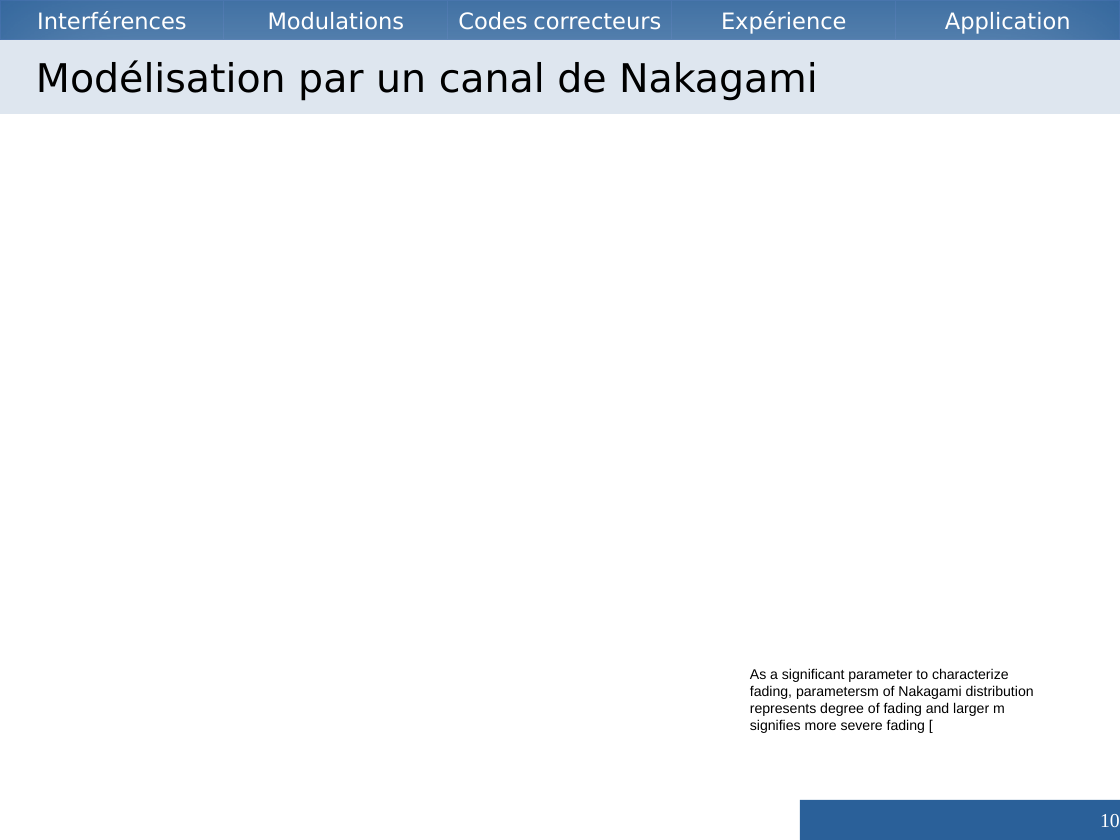
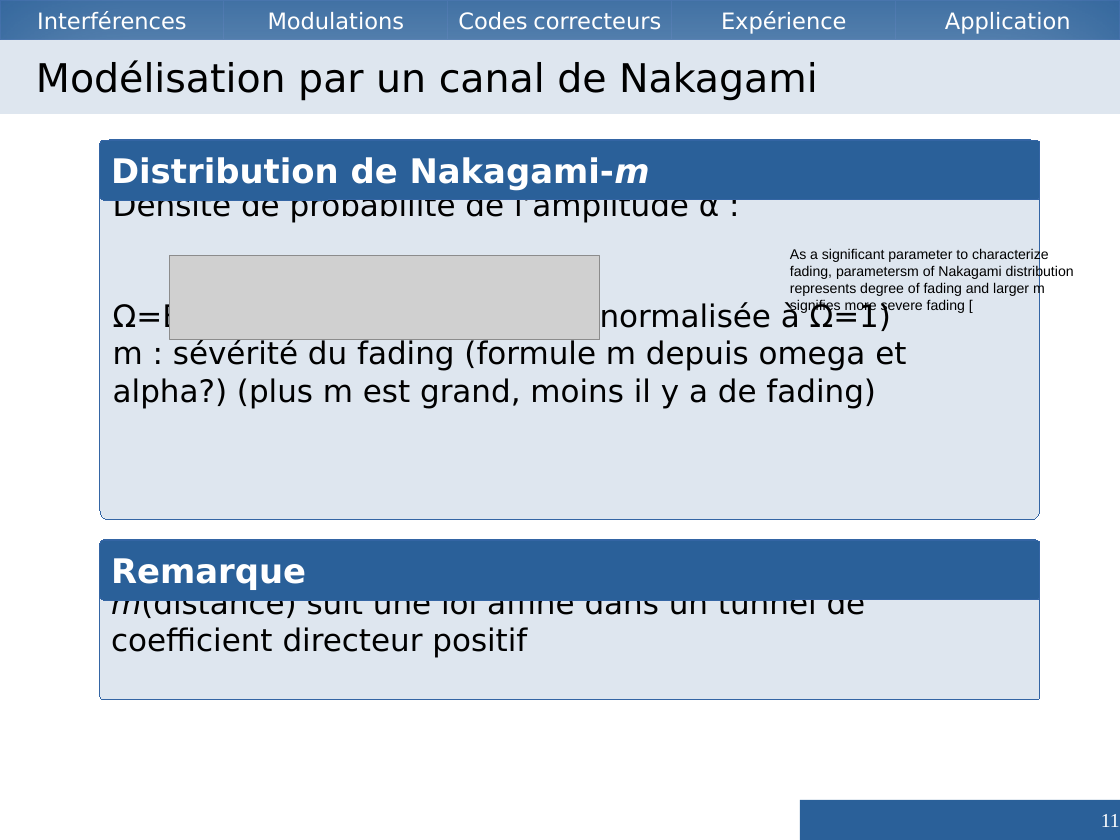
Before and after one commit to Vzrod/tipe, a slide deck: slide 11 of TIPE.odp (slide 10 before the commit). Drawn at 1120x840 pixels with LibreOffice and Linux fonts; fonts in the diff are those of the drawing; grey boxes stand for pictures. Boxes give left, top, right and bottom in pixels: in the first picture for what was removed or moved away, otherwise in the second. Text is boxed around its words. In the diff, an @@ line names an element or a change of style, - is before the commit and + after.

Commit message:
Update pptx

```diff
--- a/TIPE.odp
+++ b/TIPE.odp
@@ rounded rectangle added at (100, 140, 1040, 520), fill #DEE6EF, outline #3465A4 0 pt, 22 pt, text #000000 @@
+Densité de probabilité de l’amplitude α :
+Ω=E[α2] : puissance moyenne (normalisée à Ω=1)
+m : sévérité du fading (formule m depuis omega et alpha?) (plus m est grand, moins il y a de fading)
@@ rounded rectangle added at (100, 140, 1040, 200), fill #2A6099, outline #3465A4 0 pt, 24 pt, text #FFFFFF, bold @@
+Distribution de Nakagami-m
@@ picture added at (170, 255, 600, 339) @@
@@ text "As a significant parameter to ...": place and size @@
-text "As a significant parameter to ..." at (750, 668, 1034, 733)
+text "As a significant parameter to ..." at (790, 247, 1074, 313)
@@ rounded rectangle added at (100, 540, 1040, 699), fill #DEE6EF, outline #3465A4 0 pt, 22 pt, text #000000 @@
+m(distance) suit une loi affine dans un tunnel de coefficient directeur positif
@@ rounded rectangle added at (100, 541, 1040, 601), fill #2A6099, outline #3465A4 0 pt, 24 pt, text #FFFFFF, bold @@
+Remarque
@@ page number at (1101, 814, 1120, 827): text changed @@
-10
+11
```
Also in this commit, not shown: 3 other slides changed, 3 slides added, 1 slide removed, 1 other file.
